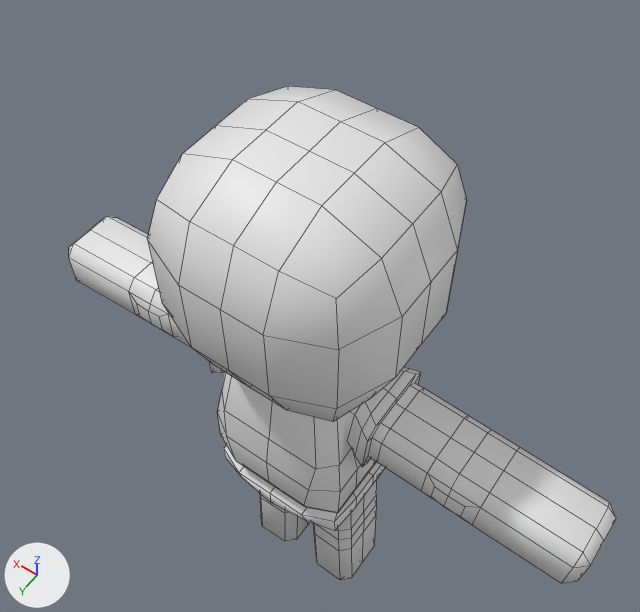
Two versions of the FBX model Assets/Blender/Character.fbx, one commit apart.
Rendered twice from a 50 mm lens placed at (-0.86, 1.16, 3.34), pointed at (0.09, -0.17, 1.25). Arrows for +X, +Y and +Z are at lower left; the lights stay in place. Mesh edges are drawn as thin lines. Where no turn or scale is listed for an object, it has been applied to the vertices.

The older version as bpy lines, for what is in view:
```python
me_cube = bpy.data.meshes.new('Cube')
me_cube.from_pydata(...)  # 568 vertices, 572 faces; spans x -0.91..0.91, y -0.33..0.33, z -1.0..1.04
me_cube.materials.append(mat_material)  # white #e7e7e7
ob_cube = bpy.data.objects.new('Cube', me_cube)
ob_cube.location = (0.0, 0.0, 1.0)
```
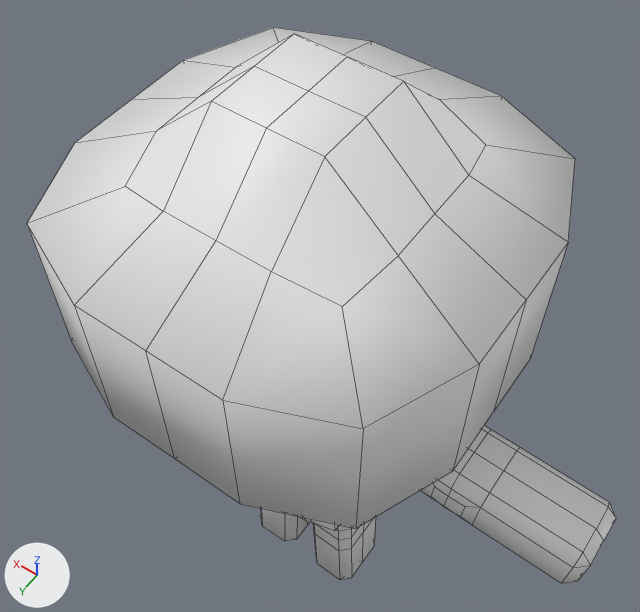
Boxes [x1, y1, x2, y2] around the edits, measured in the pictures (640 x 612 px):
```json
{"object": "Hat", "change": "added", "after": [27, 27, 575, 529]}
{"object": "Cube", "change": "unchanged, covered by the edit", "before": [69, 86, 616, 584], "after": [260, 425, 616, 584]}
```

Scene script edits in JSON lines:
```json
{"op": "add", "block": "me_cube_001", "code": ["me_cube_001 = bpy.data.meshes.new('Cube.001')", "me_cube_001.from_pydata(...)  # 73 vertices, 64 faces; spans x -0.546..0.546, y -0.546..0.546, z -0.366..0.487", "me_cube_001.materials.append(mat_material)  # white #e7e7e7"]}
{"op": "add", "block": "ob_hat", "code": ["ob_hat = bpy.data.objects.new('Hat', me_cube_001)", "ob_hat.location = (0.0, 0.0, 1.712)"]}
```
